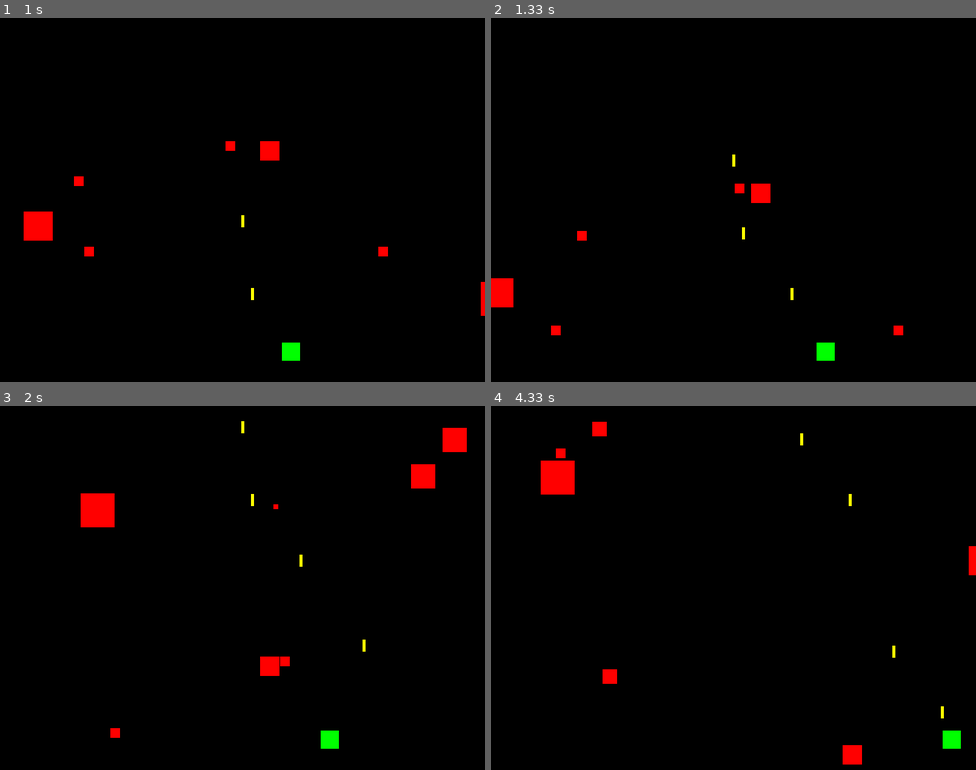
Above: before the commit, frames 1-4 (two rows, left to right).
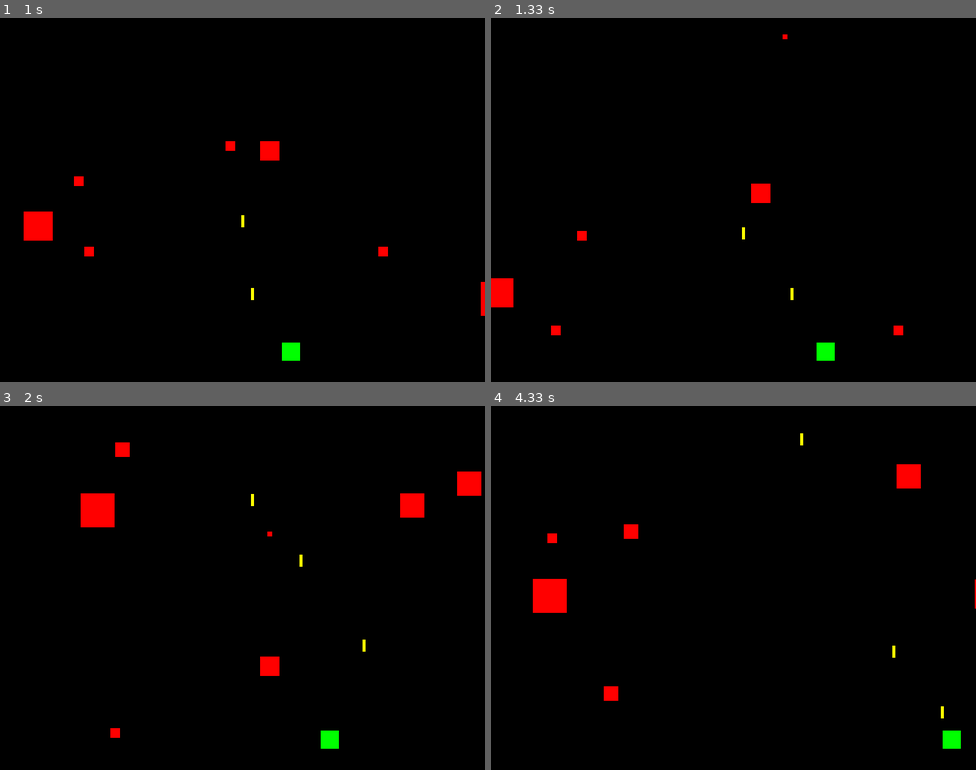
Above: after the commit, the same moments.

Repository: kylingithub/pygame_learning
Game: pygame game, started from Lesson2-remade/main.py
Same seed, same stepped clock (60 frames per second), same inputs: the game is played once before the commit and once after it.
Inputs:
- Up to frame 1 (1 s): tap Space at 0.33, 0.73 s; hold Right from 0.67 s (still down)
- Up to frame 2 (1.33 s): tap Space at 1.03, 1.23 s; release Right at 1.13 s; hold Right from 1.17 s (still down)
- Up to frame 3 (2 s): tap Space at 1.53, 1.73 s; release Right at 1.63 s; hold Left from 1.67 s (still down)
- Up to frame 4 (4.33 s): tap Space at 2.03, 2.73, 3.03, 3.9, 4.2 s; release Left at 2.2 s; hold Right 2.67-3.3 s; hold Right 3.83-4.3 s

Frame 1 is identical in both runs. In frame 2, less than 0.1% of the frame differs, in the area x 49-62%, y 4-49%; in frame 3, 1.6%; in frame 4, 2.6%, in the area x 8-100%, y 4-99%.

Commit message:
detect collision between bullets and metero

Diff:
--- a/Lesson2-remade/main.py
+++ b/Lesson2-remade/main.py
@@ -22,6 +22,7 @@
     def __init__(self, x, y):
         pygame.sprite.Sprite.__init__(self)
         self.image = pygame.Surface((30, 30))
+        # TODO shump img
         self.image.fill(GREEN)
         self.rect = self.image.get_rect()
         self.rect.centerx = x
@@ -49,6 +50,7 @@
         pygame.sprite.Sprite.__init__(self)
         self.size = random.randrange(1, 8)
         self.image = pygame.Surface((self.size * 8, self.size * 8))
+        # TODO image
         self.image.fill(RED)
         self.rect = self.image.get_rect()
         self.rect.x = random.randrange(0, WIDTH)
@@ -60,7 +62,7 @@
         self.rect.x += self.speedx
         self.rect.y += self.speedy
         if (self.rect.y > HEIGHT):
-            all_sprites.add(Meteor())
+            newMeteor()
             self.kill()
 
 
@@ -86,27 +88,63 @@
 
 meteors = pygame.sprite.Group()
 all_sprites = pygame.sprite.Group()
+bullets = pygame.sprite.Group()
+
 last_shot = pygame.time.get_ticks()
-now =0
+now = 0
 
 player = Player(WIDTH / 2, HEIGHT - 50)
+
+
+def newMeteor():
+    global all_sprites
+    m = Meteor()
+    meteors.add(m)
+    all_sprites.add(m)
+
+
 for i in range(8):
-    meteors.add(Meteor())
+    newMeteor()
 
+all_sprites.add(bullets)
 all_sprites.add(player)
 all_sprites.add(meteors)
 running = True
 
 
 def check_shoot():
-    global now, last_shot
+    global now, last_shot, bullets, all_sprites
     keystate = pygame.key.get_pressed()
     if (keystate[pygame.K_SPACE]):
         now = pygame.time.get_ticks()
         if now - last_shot > SHOT_DELAY:
             last_shot = now
             bullet = Bullet(player.rect.centerx, player.rect.top)
+            bullets.add(bullet)
             all_sprites.add(bullet)
+
+
+def check_meteor_hit_player():
+    global running, meteors
+    hits = pygame.sprite.spritecollide(player, meteors, False, pygame.sprite.collide_rect_ratio(1))
+    if hits:
+        for hit in hits:
+            hit.kill()
+            print("check_meteor_hit_player")
+            newMeteor()
+            running = False
+
+
+def check_bullets_hit_meteor():
+    hits = pygame.sprite.groupcollide(bullets, meteors, True, True, pygame.sprite.collide_rect_ratio(1))
+
+    if hits:
+        for hit in hits:
+            hit.kill()
+            print("check_bullets_hit_meteor")
+            newMeteor()
+            # TODO explosion
+            # TODO add score
 
 
 while running:
@@ -123,7 +161,11 @@
         #         all_sprites.add(bullet)
 
     check_shoot()
+
     # update the state of sprites
+    check_meteor_hit_player()
+    #
+    check_bullets_hit_meteor()
 
     all_sprites.update()
 
